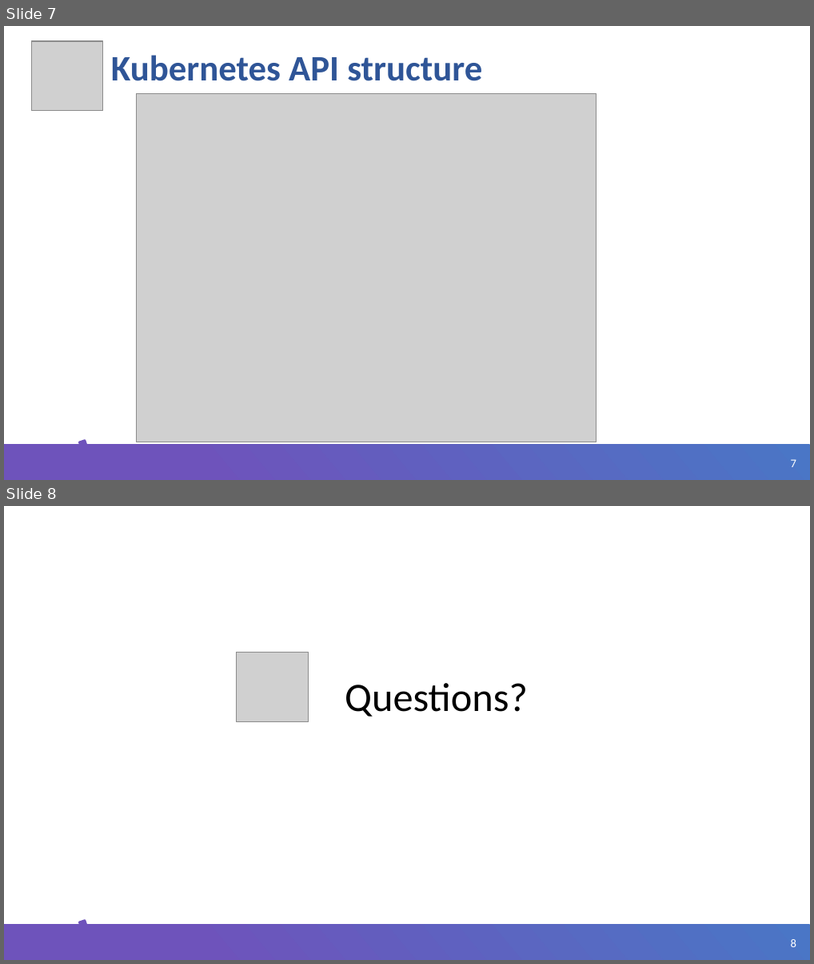
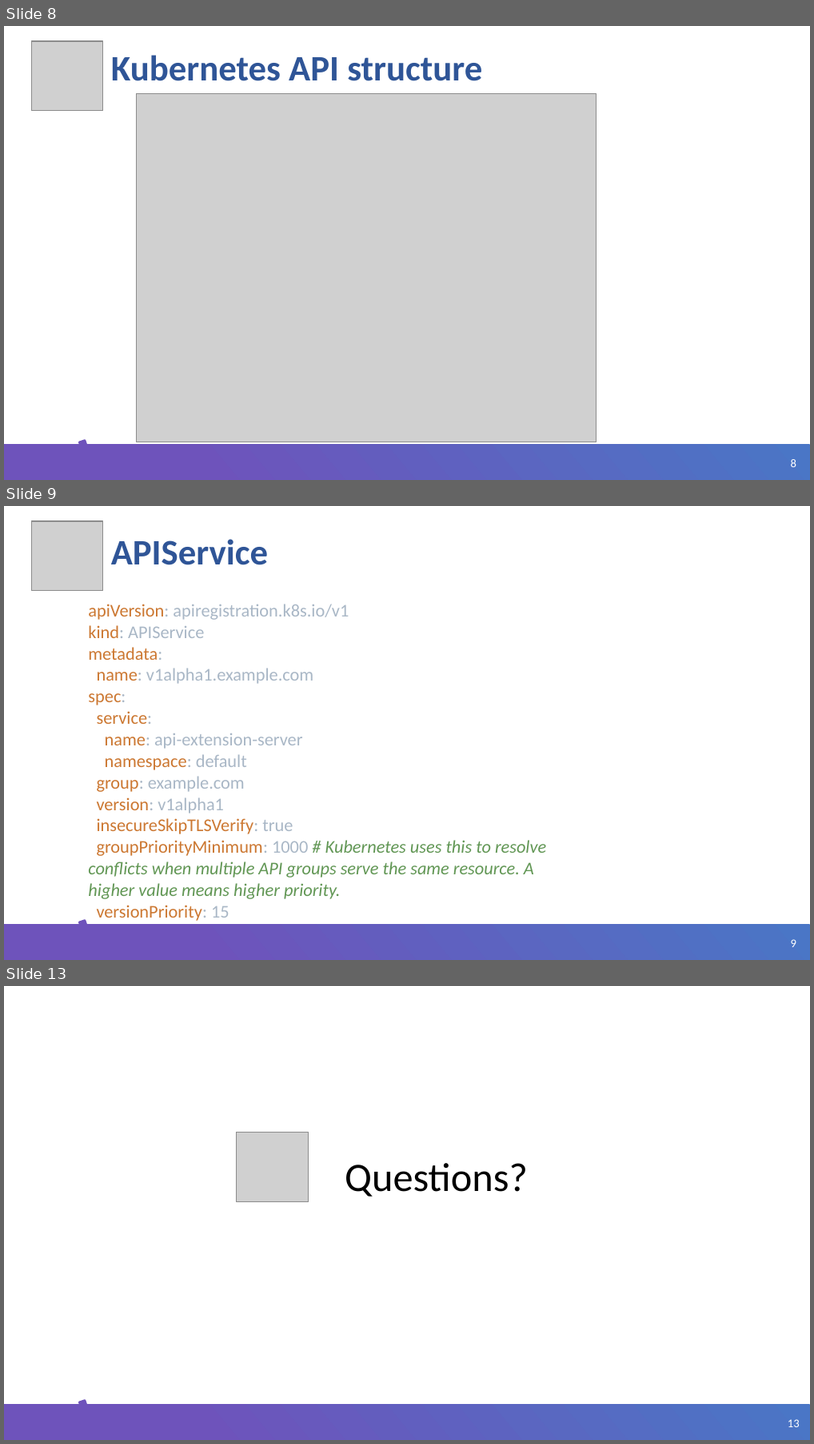
Before and after one commit to ybaryshnikova/extensions-meetup, a slide deck: Kubernetes API Extensions.pptx. Shown one above the other, each under a label of ours: slides 7 and 8 before the commit, slides 8, 9 and 13 after it; the slides between them are not shown. The pictures are 814x964 and 814x1444 pixels, drawn with LibreOffice and Linux fonts; fonts in the diff are those of the drawing; grey boxes stand for pictures; background and template pictures are left out. Boxes give left, top, right and bottom in pixels: in the first picture for what was removed or moved away, otherwise in the second. Text is boxed around its words. In the diff, an @@ line names an element or a change of style, - is before the commit and + after.

```diff
--- a/Kubernetes API Extensions.pptx
+++ b/Kubernetes API Extensions.pptx
@@ slide 9 added at [4,506,810,960], background #FFFFFF; not listed: 3 template elements that a slide beside it also shows @@
@@ picture added at [31,521,103,591] @@
@@ title added at [111,539,268,565], 32 pt, text #2F5597, bold @@
+APIService
@@ text added at [88,604,546,920], 16 pt, text #A9B7C6 @@
+apiVersion: apiregistration.k8s.io/v1
+kind: APIService
+metadata:
+name: v1alpha1.example.com
+spec:
+service:
+name: api-extension-server
+namespace: default
+group: example.com
+version: v1alpha1
+insecureSkipTLSVerify: true
+groupPriorityMinimum: 1000 # Kubernetes uses this to resolve conflicts when multiple API groups serve the same resource. A higher value means higher priority.
+versionPriority: 15
@@ what was slide 7 is now slide 8 @@
@@ page number at [791,459,797,467]: text changed @@
-7
+8
@@ what was slide 8 is now slide 13 @@
@@ page number at [788,1419,800,1427]: text changed @@
-8
+13
```
Also in this commit, not shown: 4 other slides added, 10 other files.
